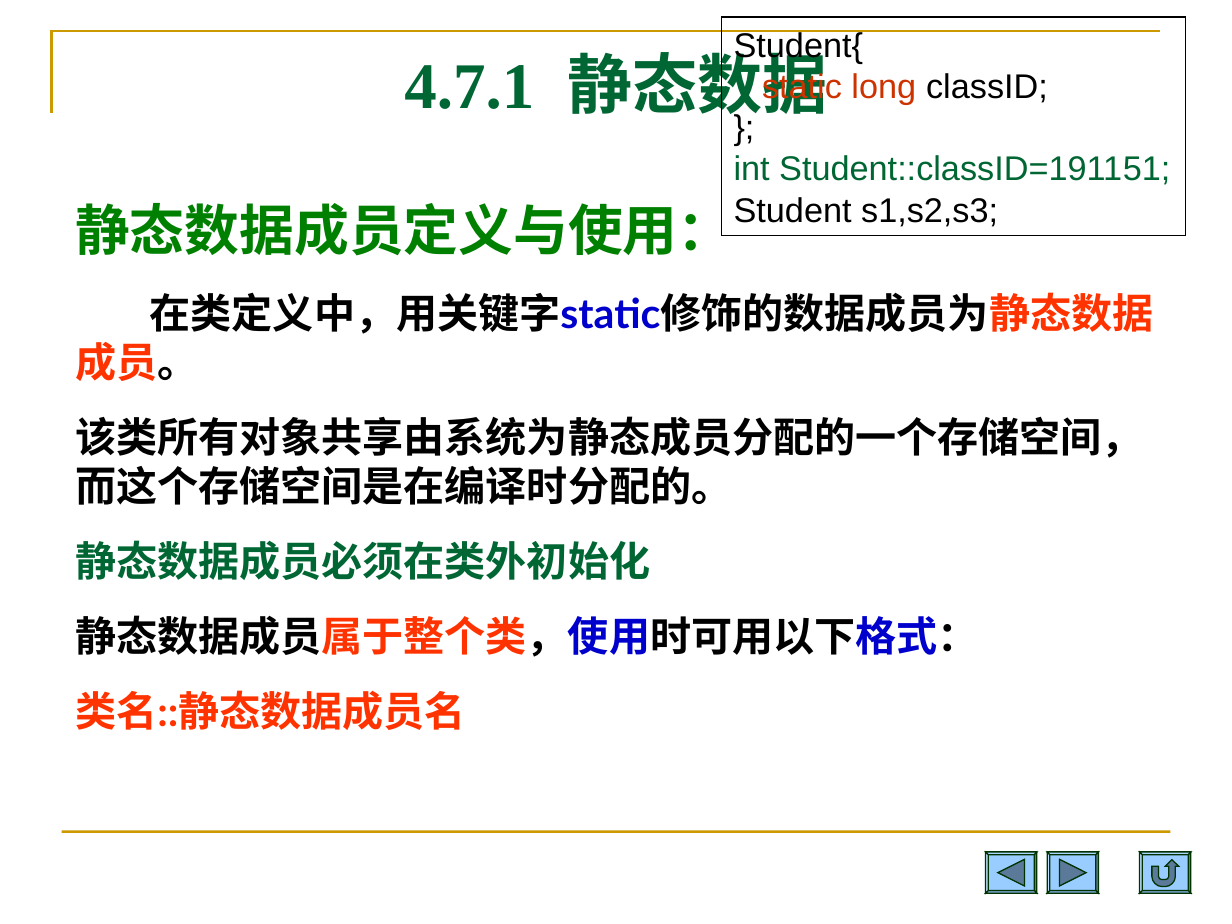
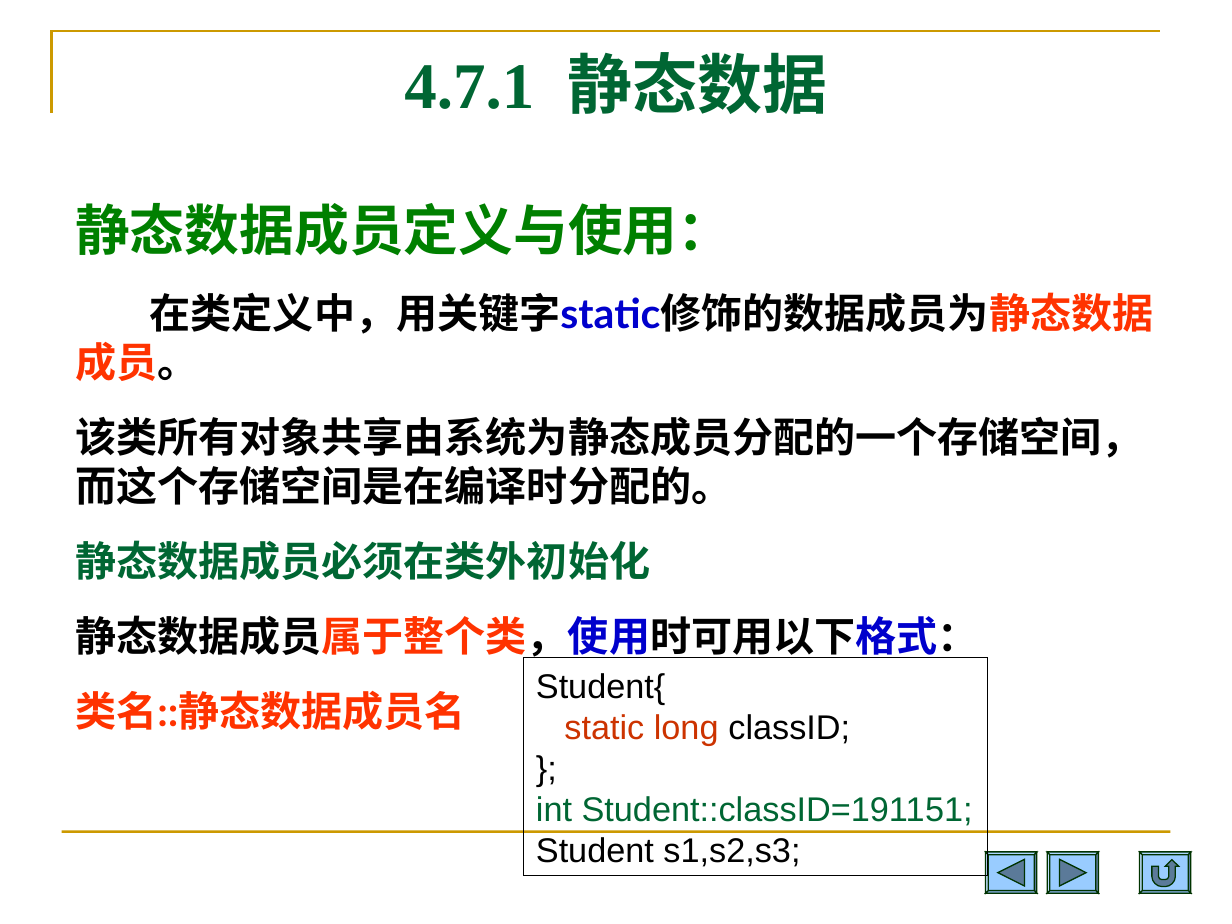
Before and after one commit to Changhe160/Changhe160.github.io, a slide deck: slide 59 of teachingRes/Cplusplus/unit04类与对象.ppt. Drawn at 1232x924 pixels with LibreOffice and Linux fonts; fonts in the diff are those of the drawing. Boxes give left, top, right and bottom in pixels: in the first picture for what was removed or moved away, otherwise in the second. Text is boxed around its words. In the diff, an @@ line names an element or a change of style, - is before the commit and + after.

```diff
--- a/teachingRes/Cplusplus/unit04类与对象.ppt
+++ b/teachingRes/Cplusplus/unit04类与对象.ppt
@@ rectangle "Student{": place and size @@
-rectangle "Student{" at (722, 17, 1185, 235)
+rectangle "Student{" at (524, 658, 987, 876)
```
Also in this commit, not shown: 3 other slides changed, 1 other file.
